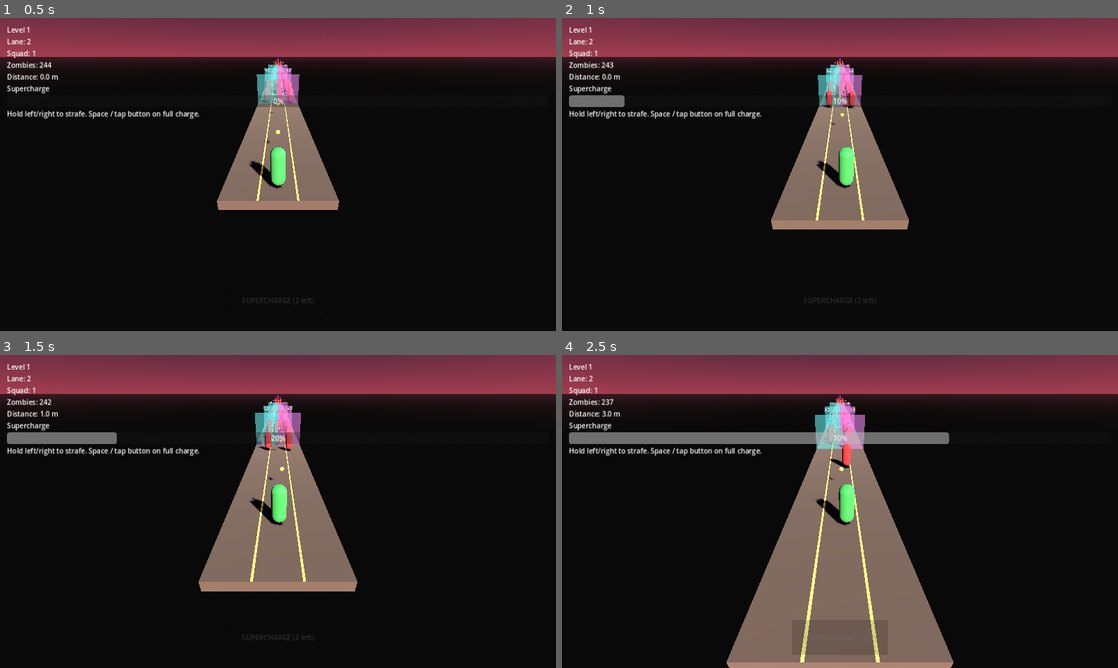
Above: before the commit, frames 1-4 (two rows, left to right).
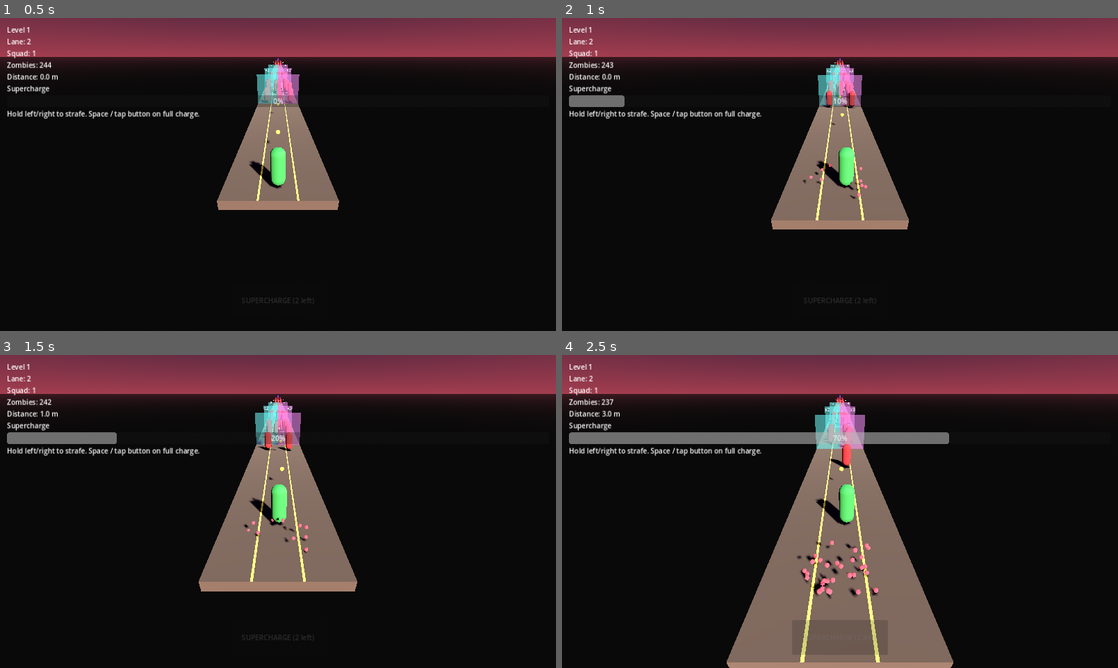
Above: after the commit, the same moments.

Repository: PawandeepSinghKhalsa/Hold-the-Line
Game: Godot game, scene res://scenes/level_2.tscn
The game is run twice, just before and just after one commit, with the same random seed, the same clock (stepped at 60 frames per second) and the same inputs. This scene is started directly instead of the project's main scene.
Inputs (mouse positions are in pixels of both pictures, inside the frame that each line leads up to):
- Up to frame 1 (0.5 s): no input
- Up to frame 2 (1 s): move the mouse to (962, 158) at 0.52 s; hold D (move_right) from 0.53 s (still down); hold Space (supercharge) from 0.53 s (still down); click (962, 158) at 0.67 s
- Up to frame 3 (1.5 s): release D (move_right) at 1.25 s; release Space (supercharge) at 1.25 s; drag from (166, 527) to (250, 574) at 1.27 s
- Up to frame 4 (2.5 s): move the mouse to (895, 442) at 2.02 s; hold D (move_right) from 2.03 s (still down); hold Space (supercharge) from 2.03 s (still down)

Frame 1 is identical in both runs. In frame 2, less than 0.1% of the frame differs, in the area x 43-55%, y 46-58%; in frame 3, 0.1%; in frame 4, 0.6%, in the area x 42-57%, y 59-78%.
Error in both runs: Invalid access to property or key 'lane_index' on a base object of type 'CharacterBody3D (soldier.gd)'. (res://scripts/hud.gd:41)

Commit message:
Juice pass: particles, screen shake, kill count
Hypercasual feel pass — capsule visuals stay but gain visceral
feedback on the moments that matter (kills, hits, boss death).

scripts/effects.gd (new autoload):
- spawn_zombie_death(pos): 10-particle red burst, 0.35s lifetime
- spawn_boss_death(pos): 40-particle purple burst, 0.9s lifetime,
  emits screen_shake_requested(1.6, 0.45)
- spawn_muzzle_flash(pos): 3-particle yellow puff, 0.06s lifetime
- spawn_bullet_impact(pos): 3-particle orange puff, 0.12s lifetime
- All bursts use CPUParticles3D (mandatory for the GL Compatibility
  renderer the web build runs on; GPUParticles3D needs Forward+).
- Each emitter self-destructs via a child Timer keyed to lifetime+0.25s
  so the scene tree never leaks dead emitters.

scripts/camera_follow.gd:
- Subscribes to Effects.screen_shake_requested and applies a decaying
  random XY offset on top of the follow position. Stacking shakes keep
  the bigger intensity / longer duration.

Wiring:
- zombie.gd: take_damage spawns a death burst at chest height. Boss
  zombies (max_hp >= BOSS_HP_THRESHOLD) get the bigger purple burst
  and trigger the screen shake.
- bullet.gd: spawns an impact burst at the zombie centre on hit.
- soldier.gd / clone.gd: _shoot spawns a muzzle flash at the bullet's
  spawn position so every shot has a visible kick.

Kill count:
- GameManager tracks kills_this_run, increments in on_zombie_killed,
  reset in reset().
- HUD end banner now reads "VICTORY — N kills" or "GAME OVER — N kills
  before you fell" so the player has a stat to chase across retries.

Sound effects deferred — generating audio in code isn't practical
without source files, would need WAV/OGG assets in res:// to wire up
real shoot/death/win cues.

https://claude.ai/code/session_01WNZkPqonAe5zQESFZUsP36

Diff:
--- a/project.godot
+++ b/project.godot
@@ -15,6 +15,7 @@
 
 GameManager="*res://scripts/game_manager.gd"
 LevelManager="*res://scripts/level_manager.gd"
+Effects="*res://scripts/effects.gd"
 
 [display]
 
--- a/scripts/bullet.gd
+++ b/scripts/bullet.gd
@@ -24,6 +24,7 @@
 			continue
 		var zombie_center: Vector3 = zombie.global_position + Vector3(0, 0.75, 0)
 		if global_position.distance_to(zombie_center) < HIT_RADIUS:
+			Effects.spawn_bullet_impact(zombie_center)
 			if zombie.has_method("take_damage"):
 				zombie.take_damage(DAMAGE)
 			queue_free()
--- a/scripts/camera_follow.gd
+++ b/scripts/camera_follow.gd
@@ -1,25 +1,56 @@
 extends Camera3D
 
-# Follows the soldier on Z only. Keeps X centered so all 3 lanes are visible
-# without the camera sliding when the soldier changes lanes.
+# Follows the soldier on Z only. Keeps X centred so all 3 lanes are visible
+# without the camera sliding when the soldier changes lanes. Subscribes to
+# the Effects autoload's screen shake signal and adds a decaying random
+# offset on top of the follow position while a shake is active.
 
 @export var target_path: NodePath
 @export var height: float = 4.5
 @export var distance_behind: float = 7.0
 
 var _target: Node3D
+var _shake_intensity: float = 0.0
+var _shake_total_time: float = 0.0
+var _shake_time_left: float = 0.0
 
 
 func _ready() -> void:
 	if target_path:
 		_target = get_node(target_path)
+	Effects.screen_shake_requested.connect(_on_shake_requested)
 
 
-func _process(_delta: float) -> void:
+func _on_shake_requested(intensity: float, duration: float) -> void:
+	# A new shake stacks: keep the larger of either dimension so a small
+	# follow-up shake during a big one doesn't truncate it.
+	if intensity > _shake_intensity:
+		_shake_intensity = intensity
+	if duration > _shake_time_left:
+		_shake_time_left = duration
+		_shake_total_time = duration
+
+
+func _process(delta: float) -> void:
 	if _target == null:
 		return
-	global_position = Vector3(
+	var base: Vector3 = Vector3(
 		0.0,
 		_target.global_position.y + height,
 		_target.global_position.z + distance_behind
 	)
+
+	if _shake_time_left > 0.0:
+		_shake_time_left = max(0.0, _shake_time_left - delta)
+		var falloff: float = _shake_time_left / max(_shake_total_time, 0.001)
+		var offset: Vector3 = Vector3(
+			randf_range(-1.0, 1.0),
+			randf_range(-1.0, 1.0),
+			0.0
+		) * _shake_intensity * falloff
+		global_position = base + offset
+		if _shake_time_left == 0.0:
+			_shake_intensity = 0.0
+			_shake_total_time = 0.0
+	else:
+		global_position = base
--- a/scripts/clone.gd
+++ b/scripts/clone.gd
@@ -47,3 +47,4 @@
 		return
 	get_tree().current_scene.add_child(bullet)
 	bullet.global_position = global_position + BULLET_SPAWN_OFFSET
+	Effects.spawn_muzzle_flash(bullet.global_position)
--- /dev/null
+++ b/scripts/effects.gd
@@ -0,0 +1,116 @@
+extends Node
+
+# Autoload helper that spawns one-shot CPUParticles3D bursts at world
+# positions and emits a screen-shake request signal that the camera
+# subscribes to. Uses CPUParticles3D (not GPU) because the project
+# renders with the GL Compatibility backend, which doesn't run
+# GPUParticles shaders.
+
+signal screen_shake_requested(intensity: float, duration: float)
+
+
+func spawn_zombie_death(world_pos: Vector3) -> void:
+	_spawn_burst(
+		world_pos,
+		Color(0.85, 0.15, 0.18),
+		10,
+		0.35,
+		70.0,
+		2.5,
+		4.5,
+		0.07
+	)
+
+
+func spawn_boss_death(world_pos: Vector3) -> void:
+	_spawn_burst(
+		world_pos,
+		Color(0.65, 0.2, 0.75),
+		40,
+		0.9,
+		110.0,
+		3.5,
+		7.0,
+		0.13
+	)
+	screen_shake_requested.emit(1.6, 0.45)
+
+
+func spawn_muzzle_flash(world_pos: Vector3) -> void:
+	_spawn_burst(
+		world_pos,
+		Color(1.0, 0.85, 0.3),
+		3,
+		0.06,
+		25.0,
+		3.5,
+		5.0,
+		0.06
+	)
+
+
+func spawn_bullet_impact(world_pos: Vector3) -> void:
+	_spawn_burst(
+		world_pos,
+		Color(1.0, 0.75, 0.25),
+		3,
+		0.12,
+		60.0,
+		2.0,
+		4.0,
+		0.06
+	)
+
+
+func _spawn_burst(
+	world_pos: Vector3,
+	color: Color,
+	amount: int,
+	lifetime: float,
+	spread_deg: float,
+	vmin: float,
+	vmax: float,
+	particle_radius: float
+) -> void:
+	var scene: Node = get_tree().current_scene
+	if scene == null:
+		return
+
+	var particles: CPUParticles3D = CPUParticles3D.new()
+	particles.amount = amount
+	particles.lifetime = lifetime
+	particles.one_shot = true
+	particles.emitting = true
+	particles.explosiveness = 1.0
+	particles.direction = Vector3(0, 1, 0)
+	particles.spread = spread_deg
+	particles.initial_velocity_min = vmin
+	particles.initial_velocity_max = vmax
+	particles.gravity = Vector3(0, -4.0, 0)
+	particles.color = color
+
+	var sphere: SphereMesh = SphereMesh.new()
+	sphere.radius = particle_radius
+	sphere.height = particle_radius * 2.0
+	sphere.radial_segments = 6
+	sphere.rings = 3
+	var mat: StandardMaterial3D = StandardMaterial3D.new()
+	mat.albedo_color = color
+	mat.emission_enabled = true
+	mat.emission = color
+	mat.emission_energy_multiplier = 1.6
+	sphere.material = mat
+	particles.mesh = sphere
+
+	scene.add_child(particles)
+	particles.global_position = world_pos
+
+	# Self-destruct shortly after the longest particle lifetime so the
+	# scene tree doesn't accumulate dead emitters.
+	var timer: Timer = Timer.new()
+	timer.wait_time = lifetime + 0.25
+	timer.one_shot = true
+	timer.autostart = false
+	particles.add_child(timer)
+	timer.timeout.connect(particles.queue_free)
+	timer.start()
--- a/scripts/game_manager.gd
+++ b/scripts/game_manager.gd
@@ -36,6 +36,7 @@
 var is_running: bool = false
 var zombies_total: int = 0
 var zombies_remaining: int = 0
+var kills_this_run: int = 0
 var squad_size: int = 1
 var supercharge: float = 0.0
 var supercharge_uses_remaining: int = SUPERCHARGE_USES_PER_RUN
@@ -53,6 +54,7 @@
 	is_running = true
 	zombies_total = 0
 	zombies_remaining = 0
+	kills_this_run = 0
 	squad_size = 1
 	supercharge = 0.0
 	supercharge_uses_remaining = SUPERCHARGE_USES_PER_RUN
@@ -79,6 +81,7 @@
 func on_zombie_killed() -> void:
 	if not is_running:
 		return
+	kills_this_run += 1
 	zombies_remaining = max(0, zombies_remaining - 1)
 	zombies_remaining_changed.emit(zombies_remaining)
 	if zombies_remaining == 0:
--- a/scripts/hud.gd
+++ b/scripts/hud.gd
@@ -115,15 +115,16 @@
 	banner.visible = true
 	supercharge_button.disabled = true
 	supercharge_button.modulate = Color(0.4, 0.4, 0.4, 0.4)
+	var kills: int = GameManager.kills_this_run
 	if won:
-		banner.text = "VICTORY — Horde cleared"
+		banner.text = "VICTORY — %d kills" % kills
 		banner.modulate = Color(0.4, 1, 0.5, 1)
 		if LevelManager.has_next():
 			post_run_button.text = "NEXT LEVEL"
 		else:
 			post_run_button.text = "YOU BEAT THE GAME — play again"
 	else:
-		banner.text = "GAME OVER — Zombie reached you"
+		banner.text = "GAME OVER — %d kills before you fell" % kills
 		banner.modulate = Color(1, 0.4, 0.4, 1)
 		post_run_button.text = "RETRY"
 	hint_label.text = ""
--- a/scripts/soldier.gd
+++ b/scripts/soldier.gd
@@ -79,6 +79,7 @@
 		return
 	get_tree().current_scene.add_child(bullet)
 	bullet.global_position = global_position + BULLET_SPAWN_OFFSET
+	Effects.spawn_muzzle_flash(bullet.global_position)
 
 
 func _emit_lane_for_current_x() -> void:
--- a/scripts/zombie.gd
+++ b/scripts/zombie.gd
@@ -124,6 +124,11 @@
 	hp -= amount
 	if hp <= 0:
 		_dead = true
+		var burst_pos: Vector3 = global_position + Vector3(0, 0.85, 0)
+		if max_hp >= BOSS_HP_THRESHOLD:
+			Effects.spawn_boss_death(burst_pos)
+		else:
+			Effects.spawn_zombie_death(burst_pos)
 		GameManager.on_zombie_killed()
 		GameManager.add_kill_charge()
 		queue_free()
